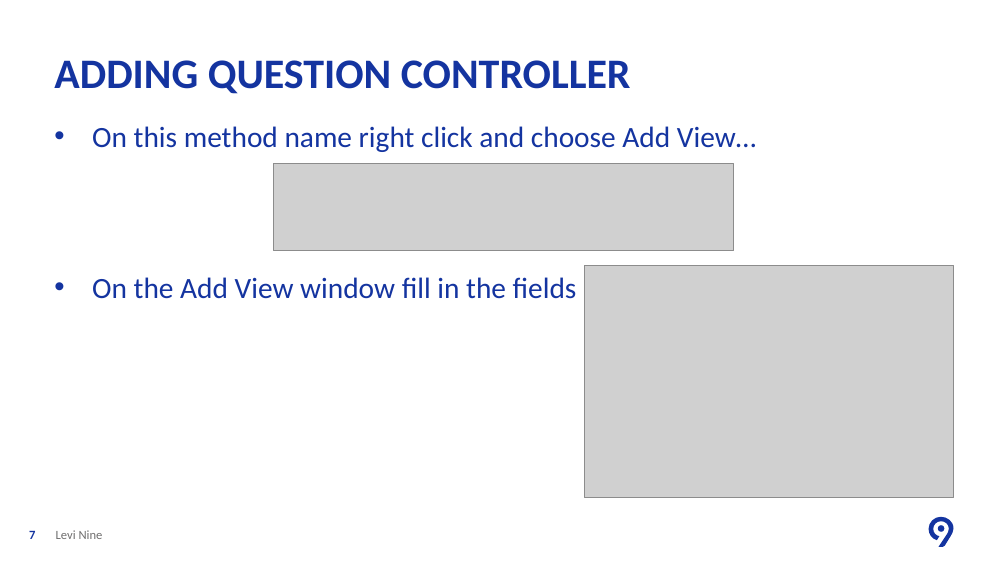
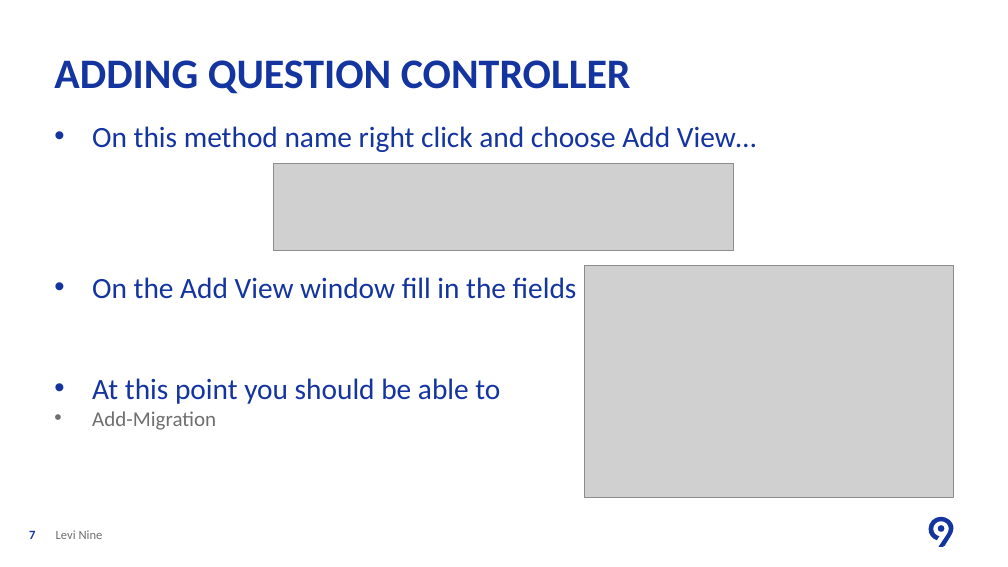
Before and after one commit to ancasturza/PracticaAC2018, a slide deck: slide 7 of PPT/L3/Lesson Three Add Questions and Answers.pptx. Drawn at 1008x567 pixels with LibreOffice and Linux fonts; fonts in the diff are those of the drawing; grey boxes stand for pictures; background and template pictures are left out. Boxes give left, top, right and bottom in pixels: in the first picture for what was removed or moved away, otherwise in the second. Text is boxed around its words. In the diff, an @@ line names an element or a change of style, - is before the commit and + after.

Commit message:
Added questions and aswers

```diff
--- a/PPT/L3/Lesson Three Add Questions and Answers.pptx
+++ b/PPT/L3/Lesson Three Add Questions and Answers.pptx
@@ text at (x1=92, y1=378, x2=500, y2=430): paragraphs added @@
+• At this point you should be able to
+  • Add-Migration
```
Also in this commit, not shown: 1 other slide changed, 4 slides added, 5 other files.
